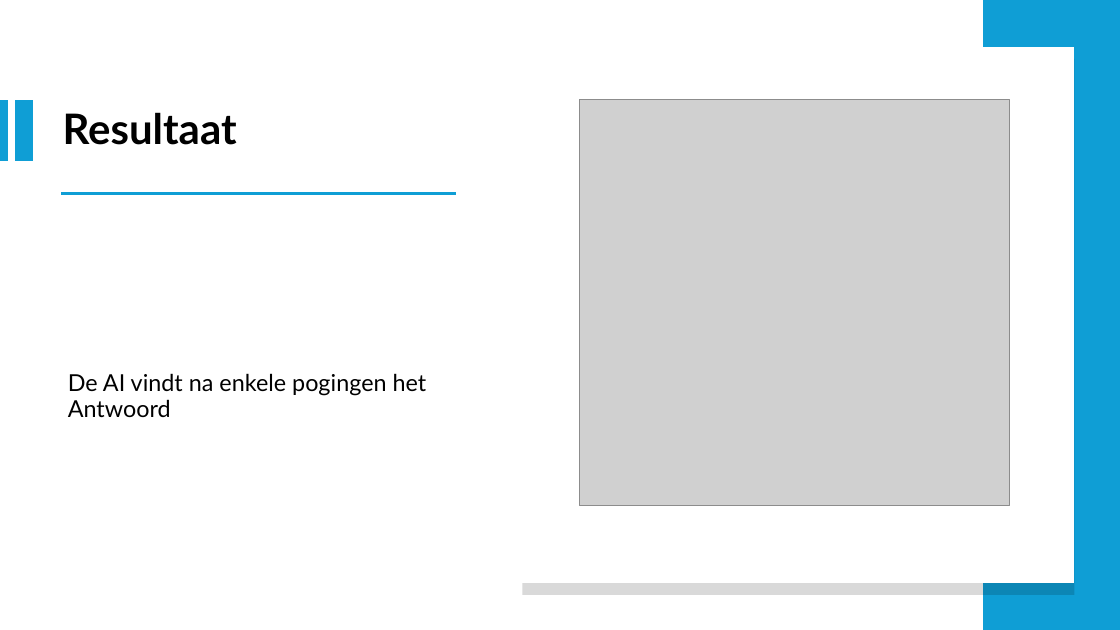
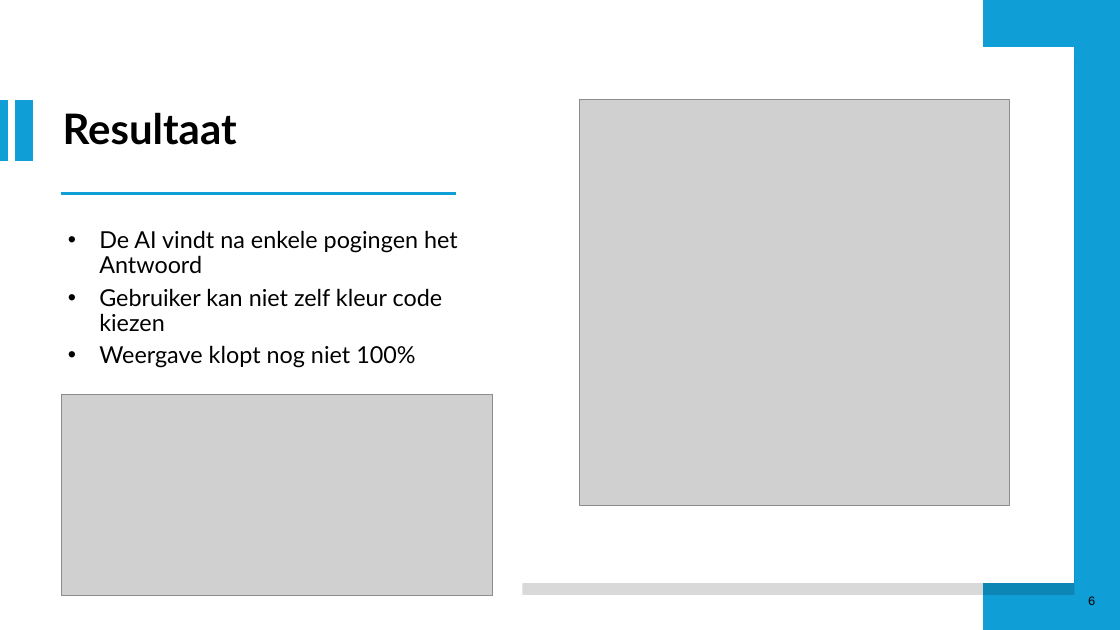
Before and after one commit to RobbeDeW/Mastermind, a slide deck: slide 6 of Presentatie/Mastermind.odp. Drawn at 1120x630 pixels with LibreOffice and Linux fonts; fonts in the diff are those of the drawing; grey boxes stand for pictures. Boxes give left, top, right and bottom in pixels: in the first picture for what was removed or moved away, otherwise in the second. Text is boxed around its words. In the diff, an @@ line names an element or a change of style, - is before the commit and + after.

Commit message:
pp

```diff
--- a/Presentatie/Mastermind.odp
+++ b/Presentatie/Mastermind.odp
@@ text "De AI vindt na enkele ..." moved from (x1=68, y1=373, x2=427, y2=417) to (x1=99, y1=230, x2=458, y2=368) @@
@@ text at (x1=99, y1=230, x2=458, y2=273): bullet none to • @@
@@ text at (x1=99, y1=288, x2=443, y2=368): paragraphs added @@
+• Gebruiker kan niet zelf kleur code kiezen
+• Weergave klopt nog niet 100%
@@ picture added at (x1=61, y1=395, x2=493, y2=597) @@
@@ page number added at (x1=1088, y1=596, x2=1096, y2=605), 11 pt, text #000000 @@
+6
```
Also in this commit, not shown: 7 other slides changed.
